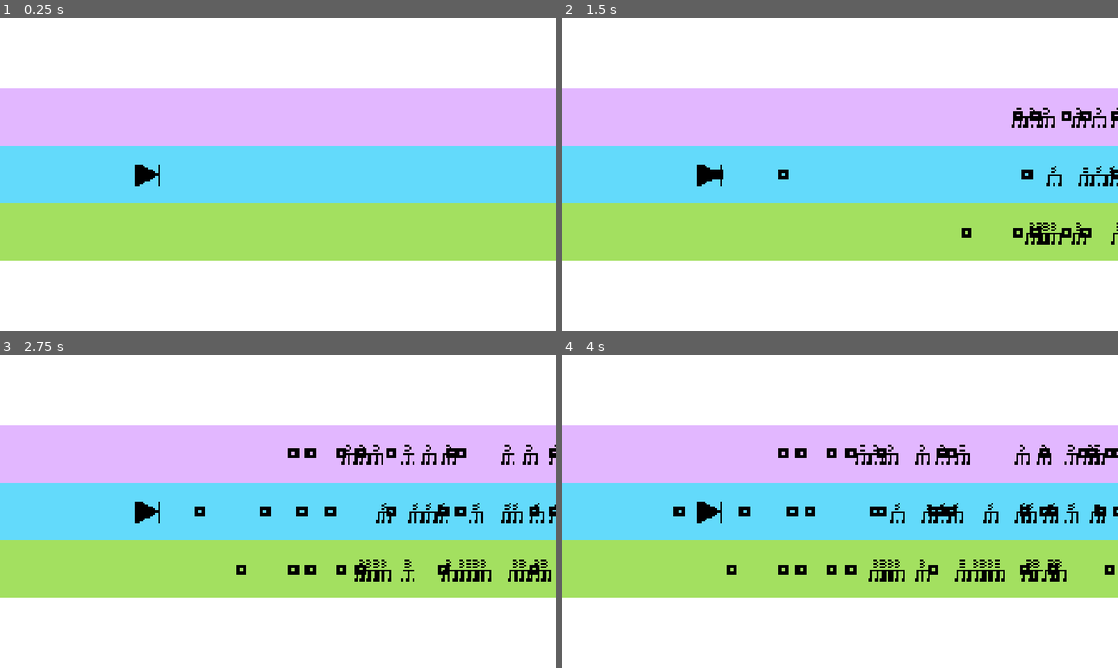
Above: before the commit, frames 1-4 (two rows, left to right).
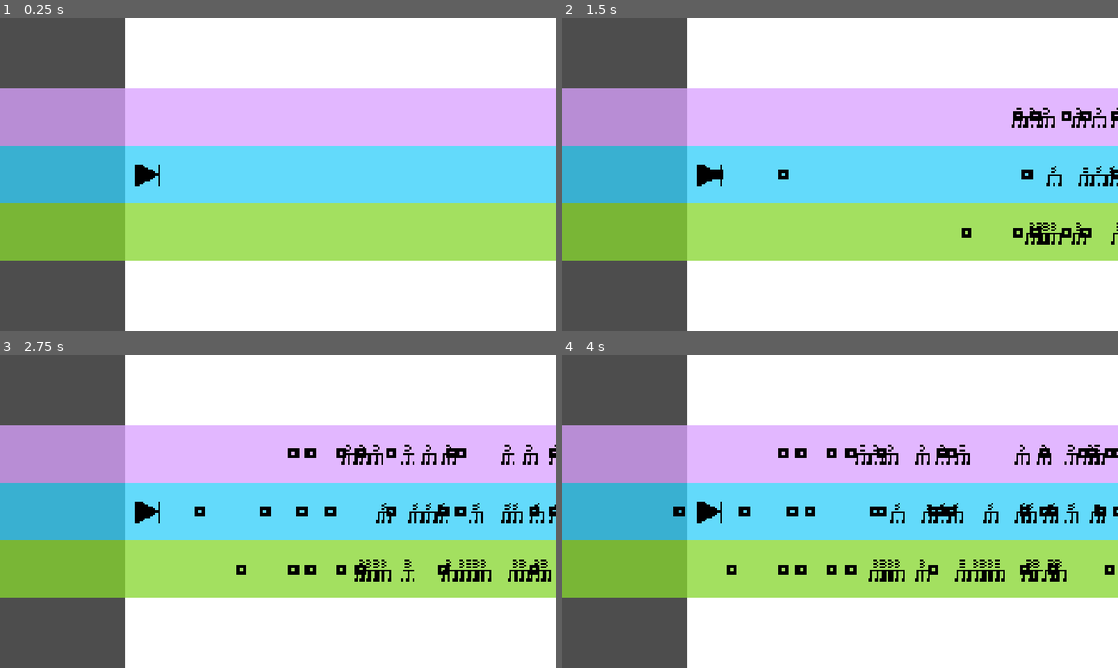
Above: after the commit, the same moments.

Repository: chorwat2137/haven-2026
Game: Godot game, scene res://scenes/main.tscn
Two runs of this game, one before a commit and one after it. Both use one fixed random seed, a clock stepped at 60 frames per second and the inputs below.
Inputs:
- Up to frame 1 (0.25 s): no input
- Up to frame 2 (1.5 s): tap Enter (ui_accept) at 0.5, 0.77 s; hold Right (ui_right) from 0.53 s (still down); tap Space (shoot) at 0.6, 1.35 s
- Up to frame 3 (2.75 s): tap Enter (ui_accept) at 1.52 s; release Right (ui_right) at 2.03 s; hold Left (ui_left) from 2.03 s (still down); tap Space (shoot) at 2.1 s
- Up to frame 4 (4 s): release Left (ui_left) at 2.78 s; hold Right (ui_right) from 2.78 s (still down); tap Space (shoot) at 2.85, 3.6 s; tap Enter (ui_accept) at 3.02, 3.77 s

The runs differ from the first frame. In frame 1, 22% of the frame differs, in the area x 0-23%, y 0-100%; in frame 2, 22%; in frame 3, 22%; in frame 4, 22%.

Commit message:
Automatic sync

Diff:
--- a/scenes/main.tscn
+++ b/scenes/main.tscn
@@ -50,6 +50,7 @@
 
 [node name="Spectrum" parent="Player/Camera2D2" unique_id=137574055 instance=ExtResource("3_sugp2")]
 z_index = -1
-offset_left = -960.0
-offset_right = -920.0
-offset_bottom = 40.0
+offset_left = -528.0
+offset_top = -119.0
+offset_right = -488.0
+offset_bottom = -79.0
